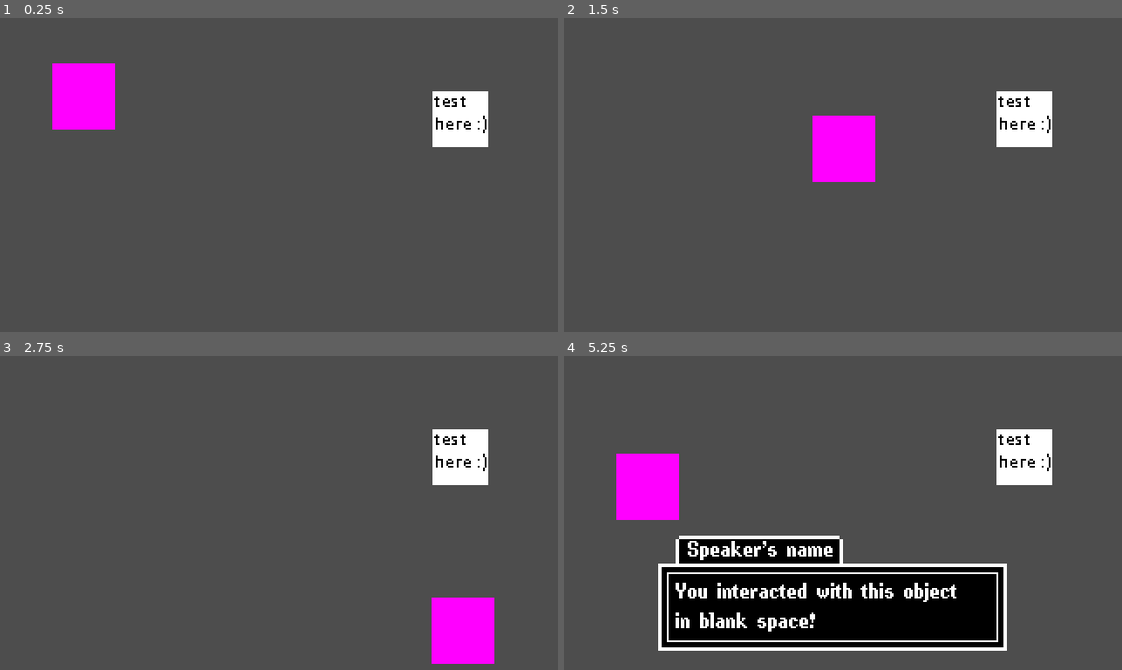
Above: before the commit, frames 1-4 (two rows, left to right).
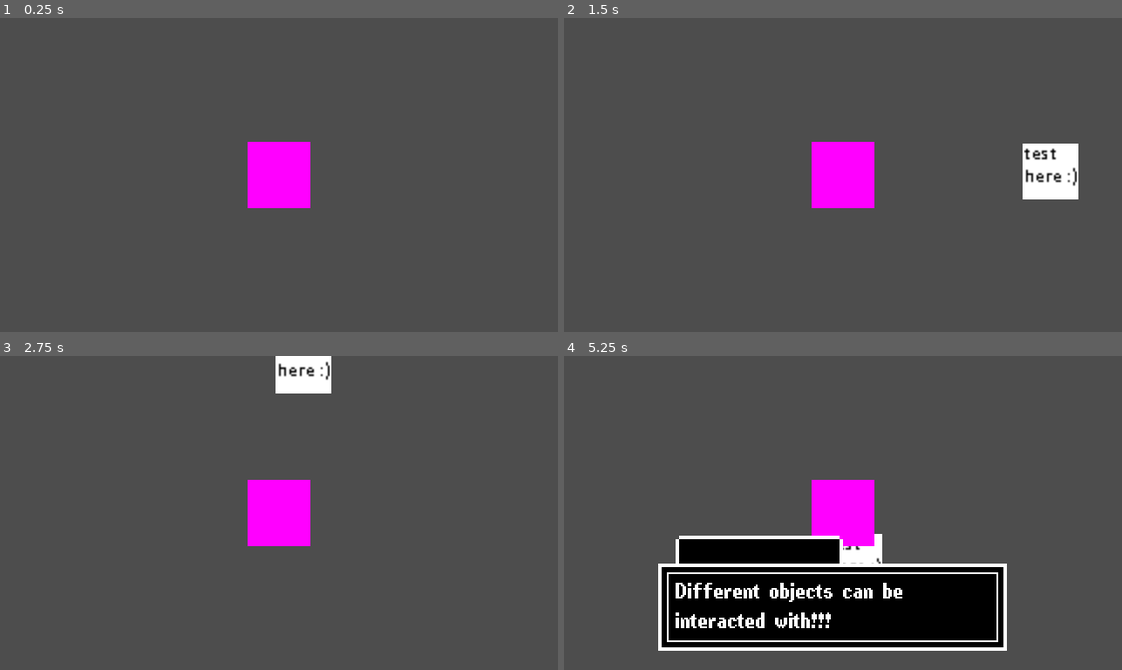
Above: after the commit, the same moments.

Repository: aeroldd/from-the-dead-game-jam
Game: Godot game, scene res://scenes/world.tscn
The game is run twice, just before and just after one commit, with the same random seed, the same clock (stepped at 60 frames per second) and the same inputs.
Inputs (mouse positions are in pixels of both pictures, inside the frame that each line leads up to):
- Up to frame 1 (0.25 s): no input
- Up to frame 2 (1.5 s): tap Enter at 0.5 s; move the mouse to (965, 159) at 0.52 s; hold D (right) 0.53-1.28 s; hold Space (interact) 0.53-1.28 s; click (965, 159) at 0.67 s; move the mouse to (731, 190) at 1.27 s; hold S (down) from 1.28 s (still down); tap Space (interact) at 1.35 s
- Up to frame 3 (2.75 s): move the mouse to (334, 443) at 2.02 s; release S (down) at 2.03 s; hold D (right) from 2.03 s (still down); hold Space (interact) from 2.03 s (still down)
- Up to frame 4 (5.25 s): move the mouse to (815, 575) at 2.77 s; release D (right) at 2.78 s; release Space (interact) at 2.78 s; hold W (up) 2.78-3.53 s; tap Space (interact) at 2.85, 4.35 s; click (815, 575) at 2.92 s; move the mouse to (1010, 560) at 3.52 s; hold Space (interact) 3.53-4.28 s; hold A (left) 3.53-5.03 s; move the mouse to (675, 465) at 4.27 s; move the mouse to (870, 513) at 5.02 s; hold S (down) from 5.03 s (still down); hold Space (interact) from 5.03 s (still down); click (870, 513) at 5.17 s

The runs differ from the first frame. In frame 1, 6.5% of the frame differs, in the area x 9-88%, y 14-61%; in frame 2, 5.3%; in frame 3, 7.7%; in frame 4, 8.9%, in the area x 9-88%, y 23-88%.

Commit message:
Trigger area and event system

Diff:
--- a/project.godot
+++ b/project.godot
@@ -18,6 +18,8 @@
 [autoload]
 
 SignalBus="*res://scripts/SignalBus.gd"
+EventRunner="*res://scripts/EventRunner.gd"
+GameState="*res://scripts/GameState.gd"
 
 [display]
 
--- /dev/null
+++ b/scenes/dialogue_event.tscn
@@ -0,0 +1,12 @@
+[gd_scene load_steps=3 format=3 uid="uid://cdbsihr504632"]
+
+[ext_resource type="Script" path="res://scripts/DialogueEvent.gd" id="1_xufti"]
+[ext_resource type="Script" path="res://scripts/Dialogue.gd" id="2_4ajti"]
+
+[node name="DialogueEvent" type="Node" node_paths=PackedStringArray("dialogue")]
+script = ExtResource("1_xufti")
+dialogue = NodePath("Dialogue")
+
+[node name="Dialogue" type="Node" parent="."]
+script = ExtResource("2_4ajti")
+text = Array[String](["Replace me!!!"])
--- a/scenes/interact_area.tscn
+++ b/scenes/interact_area.tscn
@@ -1,15 +1,17 @@
-[gd_scene load_steps=2 format=3 uid="uid://hkqf6u8cpgaq"]
+[gd_scene load_steps=3 format=3 uid="uid://hkqf6u8cpgaq"]
 
-[ext_resource type="Script" path="res://interact_area.gd" id="1_wxlvh"]
+[ext_resource type="PackedScene" uid="uid://x56nhms7p4tf" path="res://scenes/trigger_area.tscn" id="2_ouxa5"]
+[ext_resource type="PackedScene" uid="uid://cdbsihr504632" path="res://scenes/dialogue_event.tscn" id="3_y2gkh"]
 
 [node name="InteractArea" type="Node2D"]
-script = ExtResource("1_wxlvh")
+process_mode = 3
 
-[node name="Area2D" type="Area2D" parent="."]
-collision_layer = 0
-collision_mask = 2
+[node name="TriggerArea" parent="." node_paths=PackedStringArray("event") instance=ExtResource("2_ouxa5")]
+single_trigger = false
+interact_trigger = true
+event = NodePath("DialogueEvent")
 
-[node name="CollisionShape2D" type="CollisionShape2D" parent="Area2D"]
+[node name="DialogueEvent" parent="TriggerArea" instance=ExtResource("3_y2gkh")]
+process_mode = 3
 
-[connection signal="area_entered" from="Area2D" to="." method="_on_area_2d_area_entered"]
-[connection signal="area_exited" from="Area2D" to="." method="_on_area_2d_area_exited"]
+[editable path="TriggerArea/DialogueEvent"]
--- /dev/null
+++ b/scenes/trigger_area.tscn
@@ -0,0 +1,14 @@
+[gd_scene load_steps=2 format=3 uid="uid://x56nhms7p4tf"]
+
+[ext_resource type="Script" path="res://trigger_area.gd" id="1_aj0la"]
+
+[node name="TriggerArea" type="Area2D"]
+process_mode = 3
+collision_layer = 0
+collision_mask = 2
+script = ExtResource("1_aj0la")
+
+[node name="CollisionShape2D" type="CollisionShape2D" parent="."]
+
+[connection signal="body_entered" from="." to="." method="_on_body_entered"]
+[connection signal="body_exited" from="." to="." method="_on_body_exited"]
--- a/scenes/world.tscn
+++ b/scenes/world.tscn
@@ -1,37 +1,61 @@
-[gd_scene load_steps=6 format=3 uid="uid://y5dg83uyrs23"]
+[gd_scene load_steps=9 format=3 uid="uid://y5dg83uyrs23"]
 
 [ext_resource type="PackedScene" uid="uid://cysf0lorudaq4" path="res://scenes/player.tscn" id="1_2mlbj"]
 [ext_resource type="PackedScene" uid="uid://hkqf6u8cpgaq" path="res://scenes/interact_area.tscn" id="2_gl0lf"]
 [ext_resource type="PackedScene" uid="uid://ba8dedrg1j0w" path="res://ui/dialogue_box.tscn" id="3_u3agk"]
 [ext_resource type="Texture2D" uid="uid://bf6x0tloyr4gy" path="res://textures/test_interactable.png" id="3_wg475"]
+[ext_resource type="PackedScene" uid="uid://x56nhms7p4tf" path="res://scenes/trigger_area.tscn" id="5_2ikmh"]
+[ext_resource type="PackedScene" uid="uid://cdbsihr504632" path="res://scenes/dialogue_event.tscn" id="6_jaxxj"]
 
-[sub_resource type="CircleShape2D" id="CircleShape2D_yn20t"]
-radius = 30.0666
+[sub_resource type="RectangleShape2D" id="RectangleShape2D_8dfxt"]
+
+[sub_resource type="RectangleShape2D" id="RectangleShape2D_fj84a"]
 
 [node name="world" type="Node2D"]
 
 [node name="Player" parent="." instance=ExtResource("1_2mlbj")]
+z_index = 5
 position = Vector2(48, 45)
+collision_layer = 3
 
-[node name="InteractArea" parent="." instance=ExtResource("2_gl0lf")]
-z_index = -5
-position = Vector2(242, 94)
+[node name="Camera2D" type="Camera2D" parent="Player"]
 
-[node name="CollisionShape2D" parent="InteractArea/Area2D" index="0"]
-position = Vector2(21, -37)
-scale = Vector2(1.05256, 0.885045)
-shape = SubResource("CircleShape2D_yn20t")
+[node name="InteractArea2" parent="." instance=ExtResource("2_gl0lf")]
+position = Vector2(242, 63)
 
-[node name="Sprite2D" type="Sprite2D" parent="InteractArea"]
-texture_filter = 1
-position = Vector2(22, -36)
+[node name="CollisionShape2D" parent="InteractArea2/TriggerArea" index="0"]
+shape = SubResource("RectangleShape2D_8dfxt")
+
+[node name="Dialogue" parent="InteractArea2/TriggerArea/DialogueEvent" index="0"]
+text = Array[String](["Hi", "This is the dialogue system", "Different objects can be interacted with!!!"])
+
+[node name="Sprite2D" type="Sprite2D" parent="InteractArea2"]
 texture = ExtResource("3_wg475")
 
-[node name="DialogueBox" parent="." instance=ExtResource("3_u3agk")]
+[node name="CanvasLayer" type="CanvasLayer" parent="."]
+process_mode = 3
+
+[node name="DialogueBox" parent="CanvasLayer" instance=ExtResource("3_u3agk")]
+process_mode = 3
 offset_left = 54.0
 offset_top = 103.0
 offset_right = 54.0
 offset_bottom = 103.0
-text = Array[String](["You interacted with this object in blank space!", "hello", "Dingle", "next page", "next page AGAIN", "whelp... another page"])
 
-[editable path="InteractArea"]
+[node name="TriggerArea" parent="." node_paths=PackedStringArray("event") instance=ExtResource("5_2ikmh")]
+event = NodePath("DialogueEvent")
+
+[node name="CollisionShape2D" parent="TriggerArea" index="0"]
+position = Vector2(153, 57)
+shape = SubResource("RectangleShape2D_fj84a")
+
+[node name="DialogueEvent" parent="TriggerArea" instance=ExtResource("6_jaxxj")]
+
+[node name="Dialogue" parent="TriggerArea/DialogueEvent" index="0"]
+text = Array[String](["Dialogue can be triggered if you step in its bounding area..."])
+
+[editable path="InteractArea2"]
+[editable path="InteractArea2/TriggerArea"]
+[editable path="InteractArea2/TriggerArea/DialogueEvent"]
+[editable path="TriggerArea"]
+[editable path="TriggerArea/DialogueEvent"]
--- a/scripts/Dialogue.gd
+++ b/scripts/Dialogue.gd
@@ -1 +1,6 @@
 extends Node
+
+class_name Dialogue
+
+@export var text: Array[String]
+@export var dialogue_id: int
--- /dev/null
+++ b/scripts/DialogueEvent.gd
@@ -0,0 +1,8 @@
+extends Event
+
+class_name DialogueEvent
+@export var dialogue: Dialogue
+
+func trigger():
+	super.trigger()
+	SignalBus.emit_signal("show_dialogue", dialogue)
--- /dev/null
+++ b/scripts/Event.gd
@@ -0,0 +1,14 @@
+extends Node
+
+class_name Event
+
+var event_name: String
+var event_id: int
+
+func _ready():
+	SignalBus.connect("trigger_event", trigger)
+
+# Will be overloaded by dialogue etc
+func trigger():
+	get_tree().paused = true
+	print("Game paused - event is triggered")
--- /dev/null
+++ b/scripts/EventRunner.gd
@@ -0,0 +1,8 @@
+extends Node
+
+func _ready():
+	SignalBus.connect("trigger_event", run_event)
+	process_mode = PROCESS_MODE_ALWAYS
+
+func run_event(event: Event):
+	event.trigger()
--- /dev/null
+++ b/scripts/GameState.gd
@@ -0,0 +1,3 @@
+extends Node
+
+var dialogue_active = false
--- a/scripts/SignalBus.gd
+++ b/scripts/SignalBus.gd
@@ -1,3 +1,12 @@
 extends Node
 
+func _ready():
+	process_mode = PROCESS_MODE_ALWAYS
+
 signal interact()
+
+# This signal triggers the event passed as a parameter
+signal trigger_event(event: Event)
+
+signal show_dialogue(dialogue: Dialogue)
+signal dialogue_finished()
--- a/ui/dialogue_box.gd
+++ b/scripts/dialogue_box.gd
@@ -3,16 +3,17 @@
 @onready var text_label = $Text
 @onready var speaker_label = $SpeakerName
 
-@export var text: Array[String] = ["Hi", "hello"]
 var current_text: Array[String] = []
 var speaker = "None"
 
 var in_progress = false
 
+@onready var timer = $Timer
+
 func _ready():
 	visible = false
 	text_label.text = "Hello"
-	SignalBus.connect("interact", _on_interact)
+	SignalBus.connect("show_dialogue", show_dialogue)
 
 func show_text():
 	text_label.text = current_text.pop_front()
@@ -29,14 +30,25 @@
 	text_label.text = ""
 	speaker_label.text = ""
 	in_progress = false
+	print("dialogue finished!!")
+	get_tree().paused = false
+	timer.start()
+	print("timer started")
 
-func _on_interact():
+func show_dialogue(dialogue: Dialogue):
 	if not in_progress:
-		current_text = text.duplicate()
+		current_text = dialogue.text.duplicate()
 		visible = true
 		in_progress = true
+		GameState.dialogue_active = true
 
 	if in_progress:
 		next_line()
 
-	print(text.size())
+func _input(event):
+	if in_progress and event.is_action_pressed("interact"):
+		next_line()
+
+func _on_timer_timeout() -> void:
+	print("dialogue inactive now")
+	GameState.dialogue_active = false
--- /dev/null
+++ b/trigger_area.gd
@@ -0,0 +1,51 @@
+extends Area2D
+
+@export var single_trigger: bool = true
+@export var interact_trigger: bool = false
+var triggered = false
+
+var player_inside_trigger = false
+
+@export var event: Event
+
+func _on_body_entered(body: Node2D) -> void:
+	if single_trigger and triggered:
+		player_inside_trigger = false
+		return
+
+	if not player_inside_trigger:
+		if not interact_trigger:
+			event.trigger()
+		triggered = true
+		player_inside_trigger = true
+
+func _on_body_exited(body: Node2D) -> void:
+	if not single_trigger:
+		triggered = false
+	player_inside_trigger = false
+
+func _input(input_event):
+
+	if GameState.dialogue_active:
+		#print("dialogue is active!!")
+		return
+
+	if not interact_trigger:
+		#print("bro aint an interact trigger")
+		return
+
+	if not player_inside_trigger:
+		#print("bro aint inside the trigger area")
+		return
+
+	if triggered and single_trigger:
+
+		return
+
+	if input_event.is_action_pressed("interact"):
+		print("trigger!!!")
+		event.trigger()
+		triggered = true
+
+func _process(delta):
+	print(GameState.dialogue_active)
--- a/ui/dialogue_box.tscn
+++ b/ui/dialogue_box.tscn
@@ -1,6 +1,6 @@
 [gd_scene load_steps=6 format=3 uid="uid://ba8dedrg1j0w"]
 
-[ext_resource type="Script" path="res://ui/dialogue_box.gd" id="1_hlb1h"]
+[ext_resource type="Script" path="res://scripts/dialogue_box.gd" id="1_hlb1h"]
 [ext_resource type="Texture2D" uid="uid://bj003crww1080" path="res://textures/dialogue_box.png" id="1_u4xhg"]
 [ext_resource type="FontFile" uid="uid://cd5w8ymg5smq6" path="res://fonts/pixelpurl/PixelPurl.ttf" id="2_gg8gu"]
 
@@ -47,3 +47,9 @@
 offset_bottom = 24.0
 text = "Speaker's name"
 label_settings = SubResource("LabelSettings_ny6vj")
+
+[node name="Timer" type="Timer" parent="."]
+wait_time = 0.1
+one_shot = true
+
+[connection signal="timeout" from="Timer" to="." method="_on_timer_timeout"]
